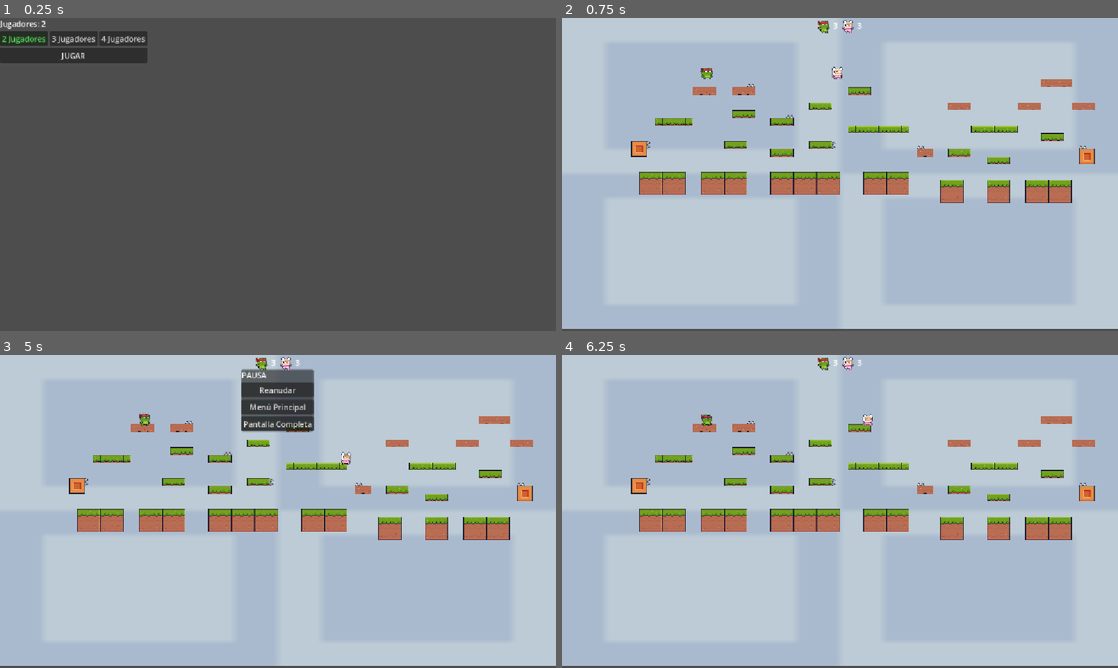
Above: before the commit, frames 1-4 (two rows, left to right).
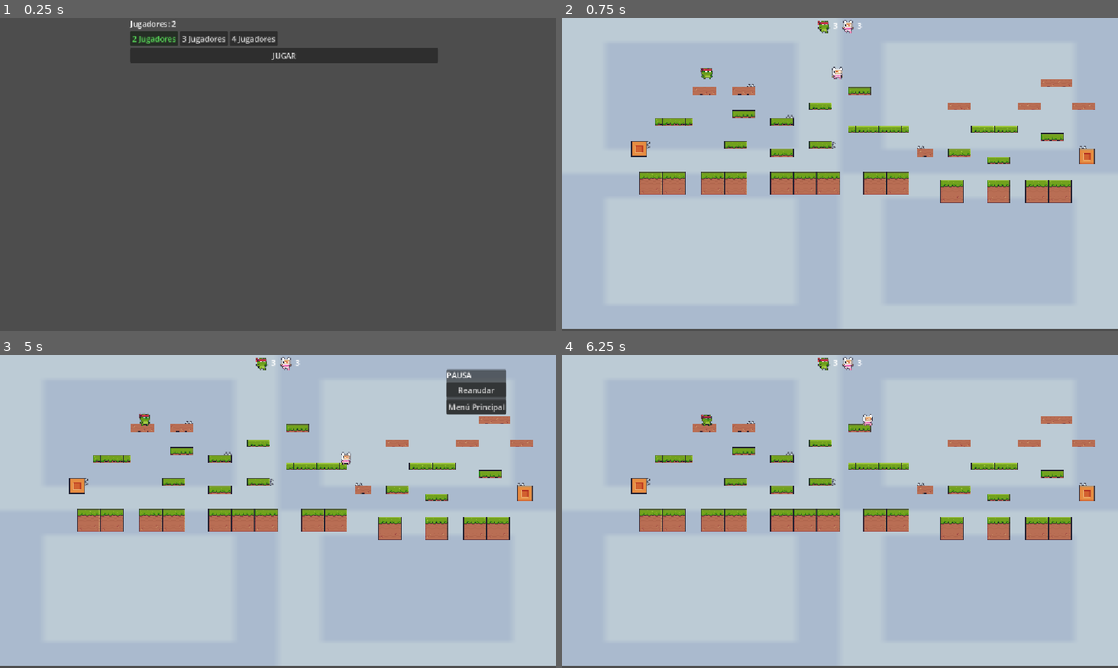
Above: after the commit, the same moments.

Repository: RauGon8/UT4-_Proyecto_final_Escena_2D-jugable_en_Godot
Game: Godot game, scene res://menu.tscn
Two runs of this game, one before a commit and one after it. Both use one fixed random seed, a clock stepped at 60 frames per second and the inputs below.
Inputs:
- Up to frame 1 (0.25 s): no input
- Up to frame 2 (0.75 s): click "JUGAR" at 0.5 s
- Up to frame 3 (5 s): tap Enter at 1.25 s; tap Escape at 4.9 s
- Up to frame 4 (6.25 s): click "Menú Principal" at 5 s; click "JUGAR" at 5.75 s

The runs differ from the first frame. In frame 1, 5.8% of the frame differs, in the area x 0-79%, y 0-15%; in frame 2, nothing differs; in frame 3, 4.2%; in frame 4, nothing differs.

Commit message:
docs: añadir README y cambios pendientes

Diff:
--- a/caja.gd
+++ b/caja.gd
@@ -1,7 +1,4 @@
 extends RigidBody2D
-
-@export var ventilador_scene: PackedScene
-@export var offset_distancia: float = 60.0
 
 var activada := false
 
@@ -13,29 +10,8 @@
 	if activada:
 		return
 	activada = true
-	call_deferred("_spawnear_ventilador_para", tocador)
+	tocador.vidas += 1
+	var hud = get_tree().get_first_node_in_group("hud")
+	if hud:
+		hud.actualizar_vidas(tocador.player_id, tocador.vidas)
 	call_deferred("queue_free")
-
-func _spawnear_ventilador_para(tocador: Node2D) -> void:
-	var todos = get_tree().get_nodes_in_group("jugadores")
-	var enemigos = todos.filter(func(j):
-		return j != tocador and j.process_mode != Node.PROCESS_MODE_DISABLED
-	)
-	if enemigos.is_empty():
-		return
-	var objetivo: Node2D = enemigos.pick_random()
-	if not is_instance_valid(objetivo):
-		return
-
-	var offsets = [
-		Vector2(offset_distancia, 0),
-		Vector2(-offset_distancia, 0),
-		Vector2(0, -offset_distancia),
-		Vector2(0, offset_distancia),
-	]
-	var offset = offsets.pick_random()
-
-	var ventilador = ventilador_scene.instantiate()
-	get_parent().add_child(ventilador)
-	ventilador.global_position = objetivo.global_position + offset
-	ventilador.direccion_empuje = -offset.normalized()
--- a/caja.tscn
+++ b/caja.tscn
@@ -1,14 +1,12 @@
 [gd_scene format=3 uid="uid://bg4vqx0j5k1xo"]
 
 [ext_resource type="Script" uid="uid://c1o6vg6e6wg7d" path="res://caja.gd" id="1_a7ipy"]
-[ext_resource type="PackedScene" uid="uid://dl5p18e45dil" path="res://ventilador.tscn" id="2_43avb"]
 [ext_resource type="Texture2D" uid="uid://dlul0mvk1i8br" path="res://Pixel Adventure 1/Free/Items/Boxes/Box3/Idle.png" id="3_qfw4h"]
 
 [sub_resource type="RectangleShape2D" id="RectangleShape2D_a7ipy"]
 
 [node name="caja" type="RigidBody2D" unique_id=26749888]
 script = ExtResource("1_a7ipy")
-ventilador_scene = ExtResource("2_43avb")
 
 [node name="Sprite2D" type="Sprite2D" parent="." unique_id=55109006]
 texture = ExtResource("3_qfw4h")
--- a/fin.tscn
+++ b/fin.tscn
@@ -5,14 +5,17 @@
 [node name="Control" type="Control" unique_id=1740264462]
 layout_mode = 3
 anchors_preset = 0
+offset_left = 12.0
+offset_top = 10.0
 offset_right = 40.0
 offset_bottom = 40.0
 script = ExtResource("1_7gwgi")
 
 [node name="Contenedor" type="VBoxContainer" parent="." unique_id=1715746099]
 layout_mode = 0
-offset_right = 40.0
-offset_bottom = 40.0
+offset_left = 350.0
+offset_right = 780.0
+offset_bottom = 93.0
 
 [node name="LabelGanador" type="Label" parent="Contenedor" unique_id=998806912]
 layout_mode = 2
--- a/menu.tscn
+++ b/menu.tscn
@@ -11,8 +11,9 @@
 
 [node name="VBoxContainer" type="VBoxContainer" parent="." unique_id=1318761069]
 layout_mode = 0
-offset_right = 40.0
-offset_bottom = 40.0
+offset_left = 270.0
+offset_right = 908.0
+offset_bottom = 93.0
 
 [node name="LabelSeleccion" type="Label" parent="VBoxContainer" unique_id=384873634]
 layout_mode = 2
--- a/pausa.gd
+++ b/pausa.gd
@@ -7,7 +7,6 @@
 
 func _ready() -> void:
 	panel_pausa.hide()
-	# El nodo de pausa no se pausa él mismo
 	process_mode = Node.PROCESS_MODE_ALWAYS
 
 func _input(event: InputEvent) -> void:
@@ -17,7 +16,6 @@
 func _toggle_pausa() -> void:
 	var pausado = not get_tree().paused
 	get_tree().paused = pausado
-
 	if pausado:
 		panel_pausa.show()
 	else:
@@ -29,10 +27,3 @@
 func _on_btn_menu_pressed() -> void:
 	get_tree().paused = false
 	get_tree().change_scene_to_file("res://menu.tscn")
-
-
-func _on_btn_pantalla_pressed() -> void:
-	if DisplayServer.window_get_mode() == DisplayServer.WINDOW_MODE_FULLSCREEN:
-		DisplayServer.window_set_mode(DisplayServer.WINDOW_MODE_WINDOWED)
-	else:
-		DisplayServer.window_set_mode(DisplayServer.WINDOW_MODE_FULLSCREEN)
--- a/pausa.tscn
+++ b/pausa.tscn
@@ -6,8 +6,9 @@
 script = ExtResource("1_wk6u8")
 
 [node name="PanelPausa" type="PanelContainer" parent="." unique_id=1539152011]
-offset_right = 40.0
-offset_bottom = 40.0
+offset_left = 425.0
+offset_right = 549.0
+offset_bottom = 93.0
 
 [node name="VBoxContainer" type="VBoxContainer" parent="PanelPausa" unique_id=1372768]
 layout_mode = 2
@@ -24,10 +25,5 @@
 layout_mode = 2
 text = "Menú Principal"
 
-[node name="BtnPantalla" type="Button" parent="PanelPausa/VBoxContainer" unique_id=1407429228]
-layout_mode = 2
-text = "Pantalla Completa"
-
 [connection signal="pressed" from="PanelPausa/VBoxContainer/BtnReanudar" to="." method="_on_btn_reanudar_pressed"]
 [connection signal="pressed" from="PanelPausa/VBoxContainer/BtnMenu" to="." method="_on_btn_menu_pressed"]
-[connection signal="pressed" from="PanelPausa/VBoxContainer/BtnPantalla" to="." method="_on_btn_pantalla_pressed"]
